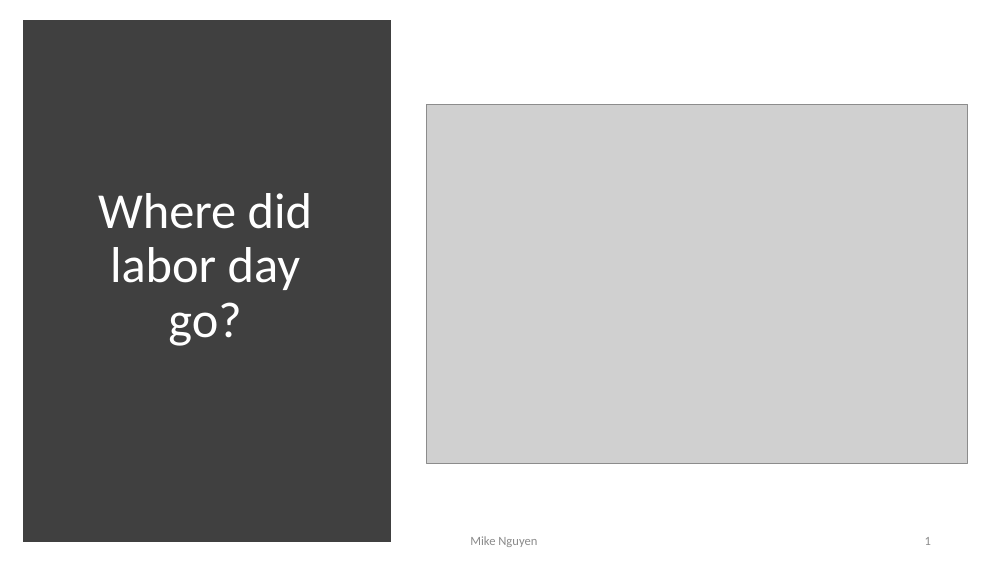
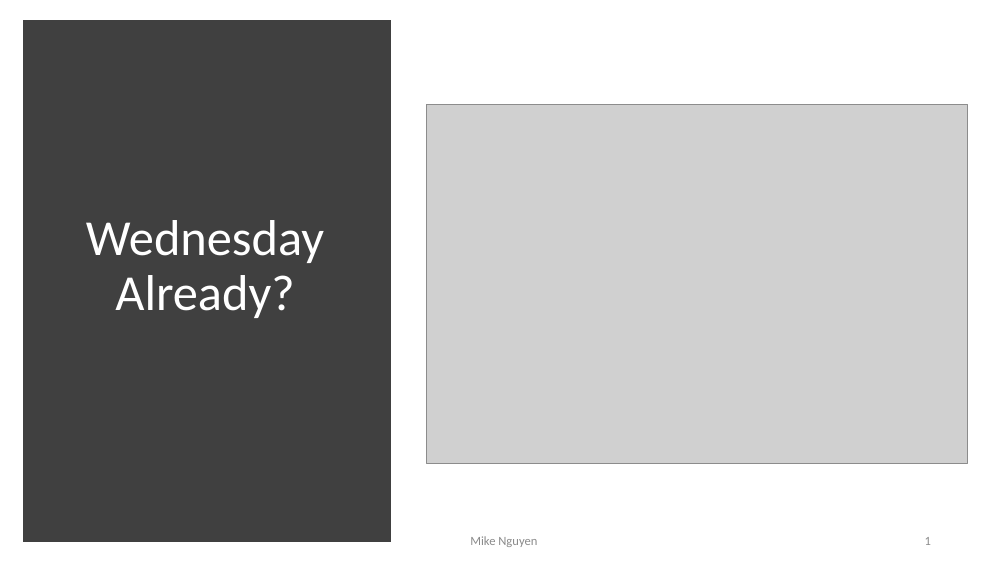
Before and after one commit to mikenguyen13/mar4050_S22, a slide deck: slide 1 of lectures/3/2_Information Systems, Dashboards & Data Analytics.pptx. Drawn at 1008x567 pixels with LibreOffice and Linux fonts; fonts in the diff are those of the drawing; grey boxes stand for pictures. Boxes give left, top, right and bottom in pixels: in the first picture for what was removed or moved away, otherwise in the second. Text is boxed around its words. In the diff, an @@ line names an element or a change of style, - is before the commit and + after.

Commit message:
lecture 2 session 3 and network data

```diff
--- a/lectures/3/2_Information Systems, Dashboards & Data Analytics.pptx
+++ b/lectures/3/2_Information Systems, Dashboards & Data Analytics.pptx
@@ title at (x1=86, y1=220, x2=324, y2=318): text changed @@
-Where did labor day go?
+Wednesday Already?
```
Also in this commit, not shown: 1 other file.
